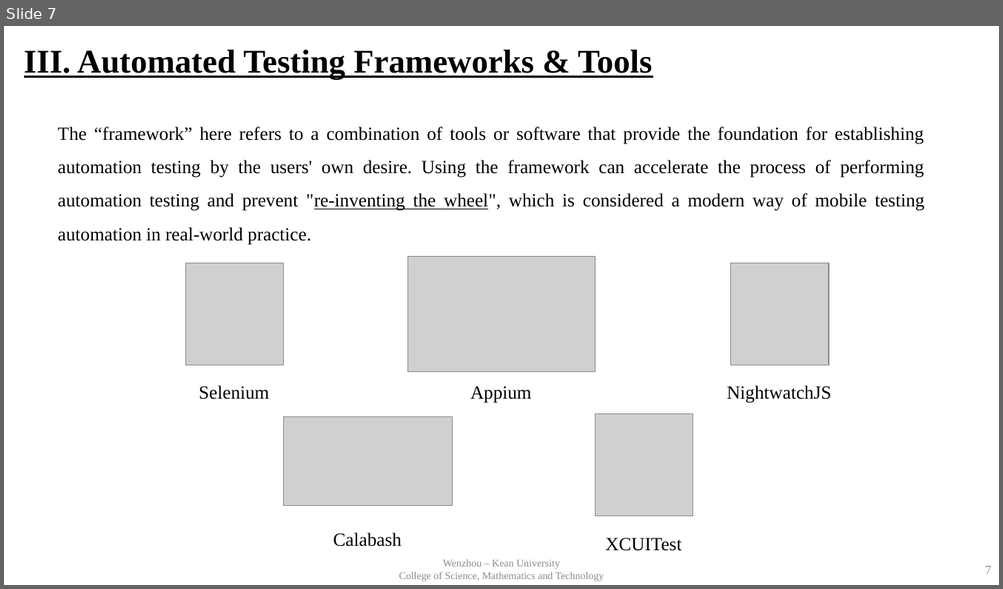
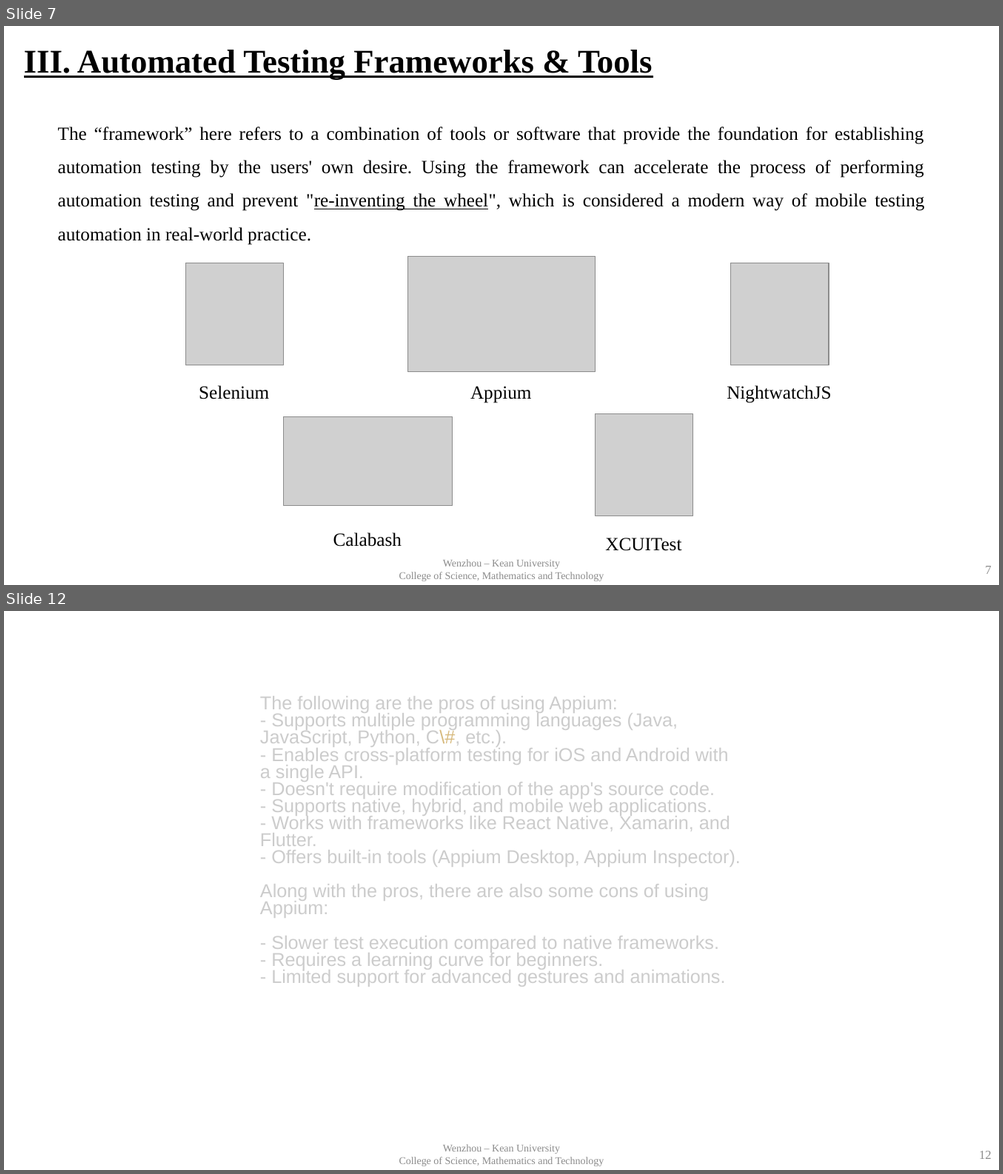
Before and after one commit to baocheng1989/sqa_paper, a slide deck: presentation.pptx. Shown one above the other, each under a label of ours: slide 7 before the commit, slides 7 and 12 after it; the slides between them are not shown. The pictures are 1003x589 and 1003x1174 pixels, drawn with LibreOffice and Linux fonts; fonts in the diff are those of the drawing; grey boxes stand for pictures; background and template pictures are left out. Boxes give left, top, right and bottom in pixels: in the first picture for what was removed or moved away, otherwise in the second. Text is boxed around its words. In the diff, an @@ line names an element or a change of style, - is before the commit and + after.

```diff
--- a/presentation.pptx
+++ b/presentation.pptx
@@ slide 12 added at bbox=[4, 611, 999, 1170], background #FFFFFF @@
@@ text added at bbox=[260, 696, 740, 987], 18 pt, text #CCCCCC @@
+The following are the pros of using Appium:
+- Supports multiple programming languages (Java, JavaScript, Python, C\#, etc.).
+- Enables cross-platform testing for iOS and Android with a single API.
+- Doesn't require modification of the app's source code.
+- Supports native, hybrid, and mobile web applications.
+- Works with frameworks like React Native, Xamarin, and Flutter.
+- Offers built-in tools (Appium Desktop, Appium Inspector).
+Along with the pros, there are also some cons of using Appium:
+- Slower test execution compared to native frameworks.
+- Requires a learning curve for beginners.
+- Limited support for advanced gestures and animations.
@@ text added at bbox=[399, 1145, 604, 1167], 10 pt, text #8C8C8C @@
+Wenzhou – Kean University
+College of Science, Mathematics and Technology
@@ page number added at bbox=[979, 1151, 991, 1159], 12 pt, text #8C8C8C @@
+12
```
Also in this commit, not shown: 6 slides changed, 7 other slides added.
